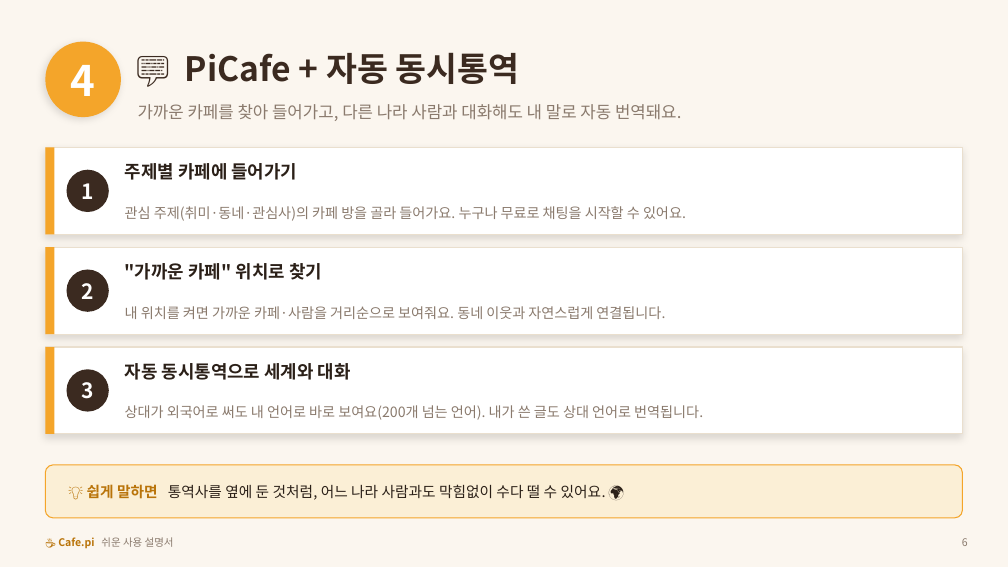
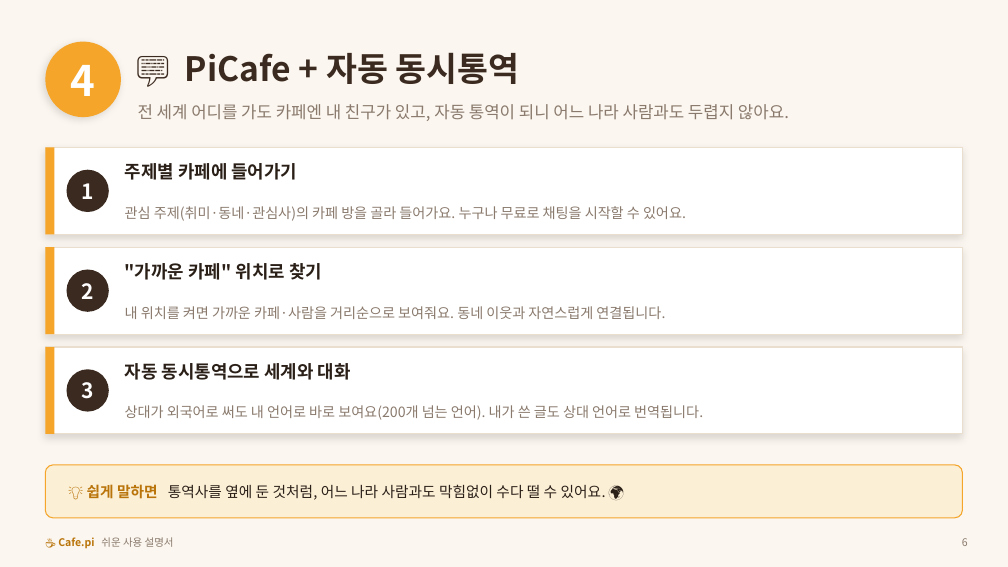
Before and after one commit to anakinwon/loginpi, a slide deck: slide 6 of docs/Cafe.pi_쉬운_사용자매뉴얼.pptx. Drawn at 1008x567 pixels with LibreOffice and Linux fonts; fonts in the diff are those of the drawing. Boxes give left, top, right and bottom in pixels: in the first picture for what was removed or moved away, otherwise in the second. Text is boxed around its words. In the diff, an @@ line names an element or a change of style, - is before the commit and + after.

```diff
--- a/docs/Cafe.pi_쉬운_사용자매뉴얼.pptx
+++ b/docs/Cafe.pi_쉬운_사용자매뉴얼.pptx
@@ text at (x1=138, y1=104, x2=789, y2=121): text changed @@
-가까운 카페를 찾아 들어가고, 다른 나라 사람과 대화해도 내 말로 자동 번역돼요.
+전 세계 어디를 가도 카페엔 내 친구가 있고, 자동 통역이 되니 어느 나라 사람과도 두렵지 않아요.
```
Also in this commit, not shown: 5 other slides changed, 2 slides added, 2 slides removed.
